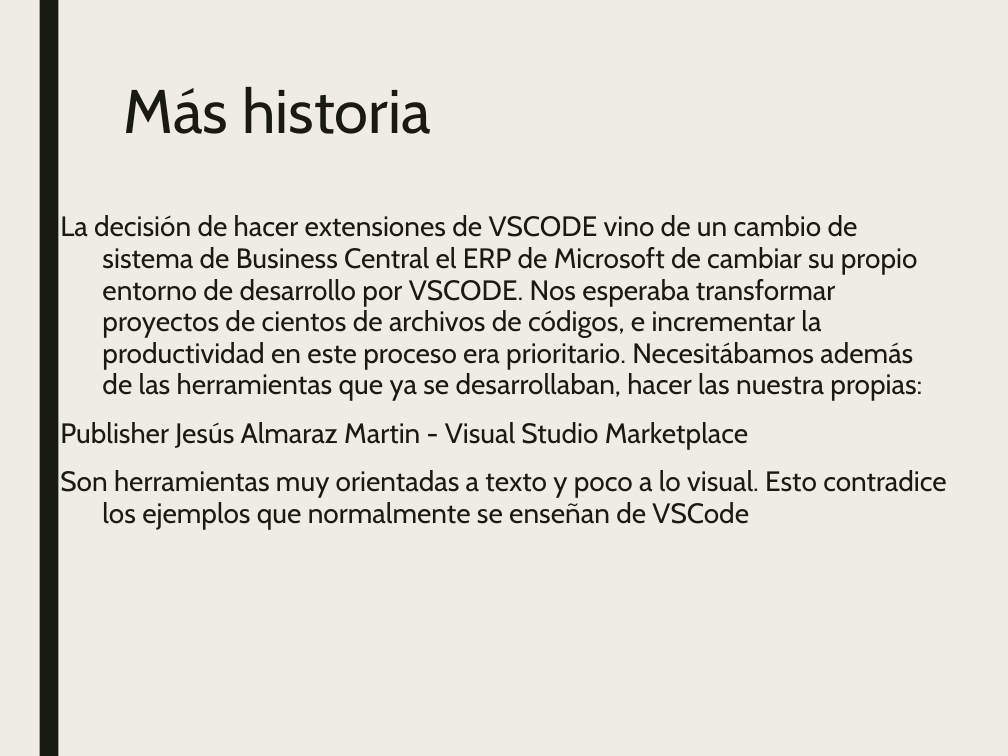
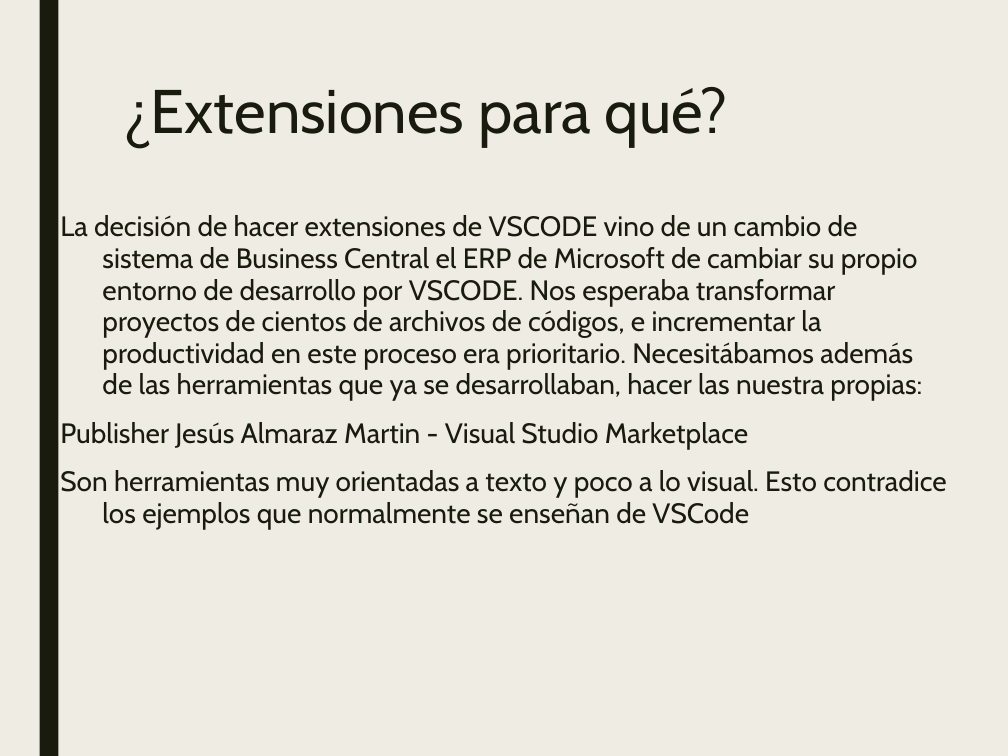
Before and after one commit to JalmarazMartn/dotnetrioja1, a slide deck: slide 5 of VSCODE Extensiones.ppt (slide 4 before the commit). Drawn at 1008x756 pixels with LibreOffice and Linux fonts; fonts in the diff are those of the drawing. Boxes give left, top, right and bottom in pixels: in the first picture for what was removed or moved away, otherwise in the second. Text is boxed around its words. In the diff, an @@ line names an element or a change of style, - is before the commit and + after.

Commit message:
Presentación

```diff
--- a/VSCODE Extensiones.ppt
+++ b/VSCODE Extensiones.ppt
@@ title removed at <box>123,87,431,134</box> @@
-Más historia
@@ title added at <box>123,87,728,147</box>, 44 pt, text #191B0E @@
+¿Extensiones para qué?
```
Also in this commit, not shown: 1 slide added, 2 other files.
